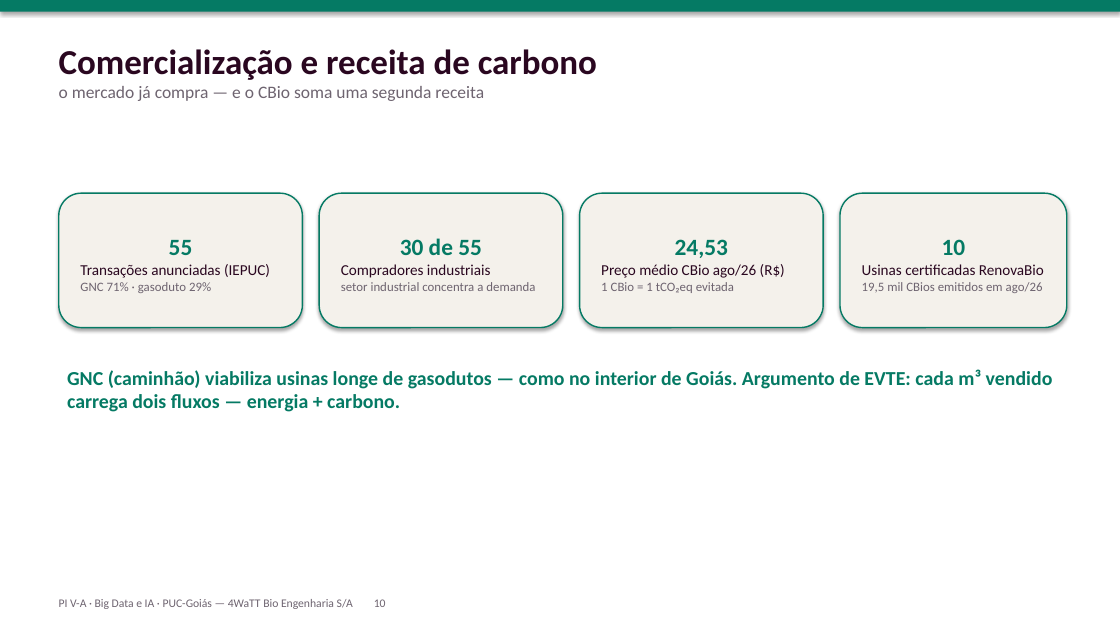
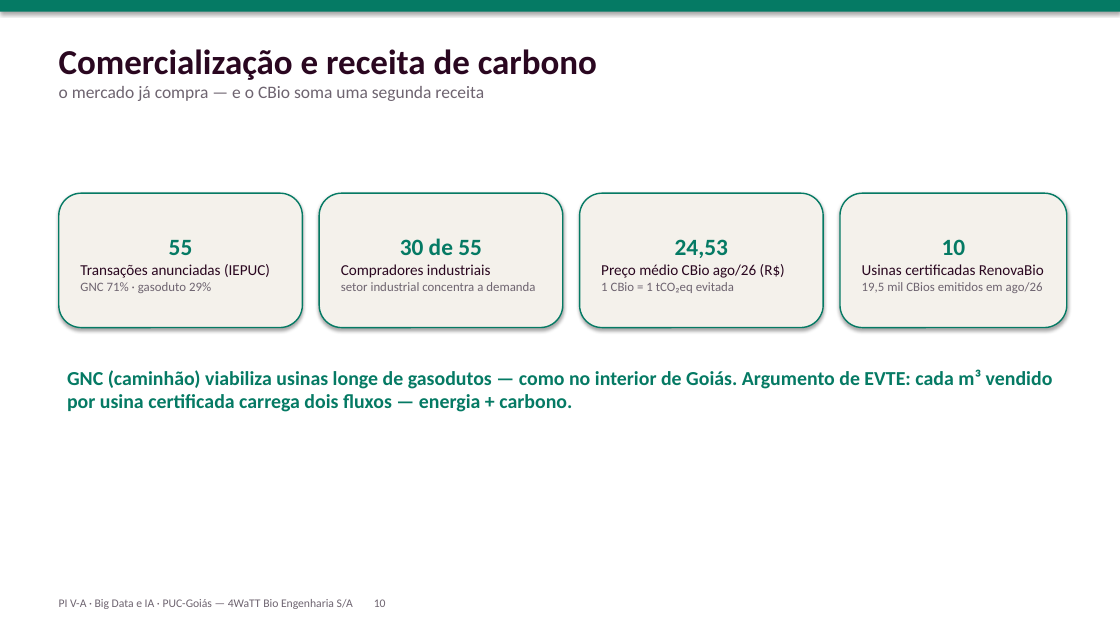
Before and after one commit to NathanC16/Radar-Econ-mico-do-Biometano, a slide deck: slide 10 of apresentacao/apresentacao_oral.pptx. Drawn at 1120x630 pixels with LibreOffice and Linux fonts; fonts in the diff are those of the drawing. Boxes give left, top, right and bottom in pixels: in the first picture for what was removed or moved away, otherwise in the second. Text is boxed around its words. In the diff, an @@ line names an element or a change of style, - is before the commit and + after.

Commit message:
Revisão dos insights: números conferidos com as fontes
- Preços: frase que comparava litros de diesel com preço do GNV agora mostra o
  valor calculado (R$ 6,12 por m³ em GO × GNV mais caro do país no mês)
- Goiás: maiores potenciais sucroenergéticos são Goiatuba, Edéia, Mineiros e Caçu
- Pecuária do estudo (402 mi m³/ano) identificada como dado de 2023; ordem dos
  rebanhos de GO calculada a partir dos dados
- Utilização de 38,7% descrita como do parque de usinas, não da usina média
- Projeção de 3.391 mil m³/d condicionada à entrada dos pedidos em análise
- Goiás não produz biometano (o agregado 'Outros' do boletim é SC)
- Nome da aba Oportunidades atualizado; capturas, relatório, slides e notebook

```diff
--- a/apresentacao/apresentacao_oral.pptx
+++ b/apresentacao/apresentacao_oral.pptx
@@ text at [67,369,1053,412]: text changed @@
-GNC (caminhão) viabiliza usinas longe de gasodutos — como no interior de Goiás. Argumento de EVTE: cada m³ vendido carrega dois fluxos — energia + carbono.
+GNC (caminhão) viabiliza usinas longe de gasodutos — como no interior de Goiás. Argumento de EVTE: cada m³ vendido por usina certificada carrega dois fluxos — energia + carbono.
```
Also in this commit, not shown: 4 other slides changed, 5 other files.
